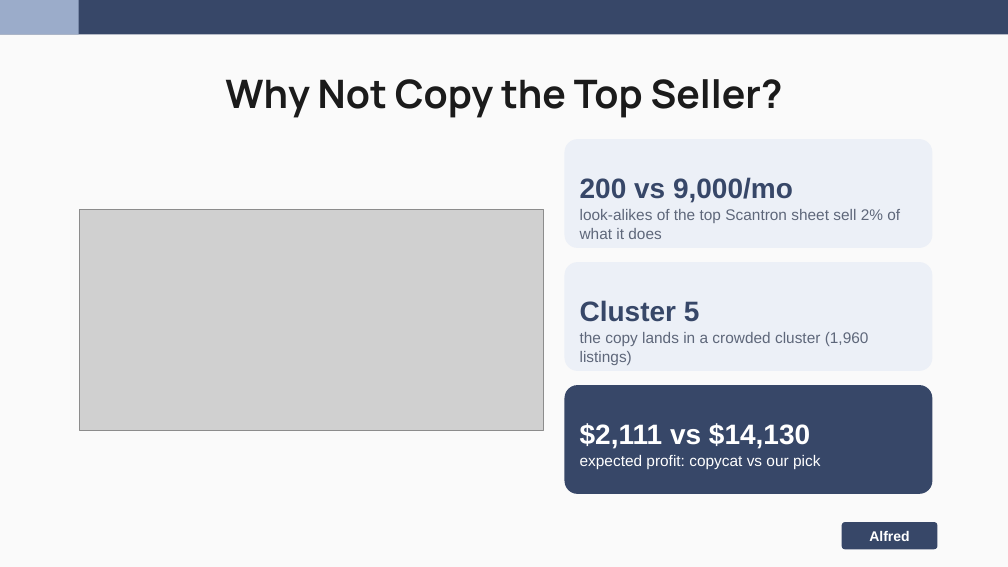
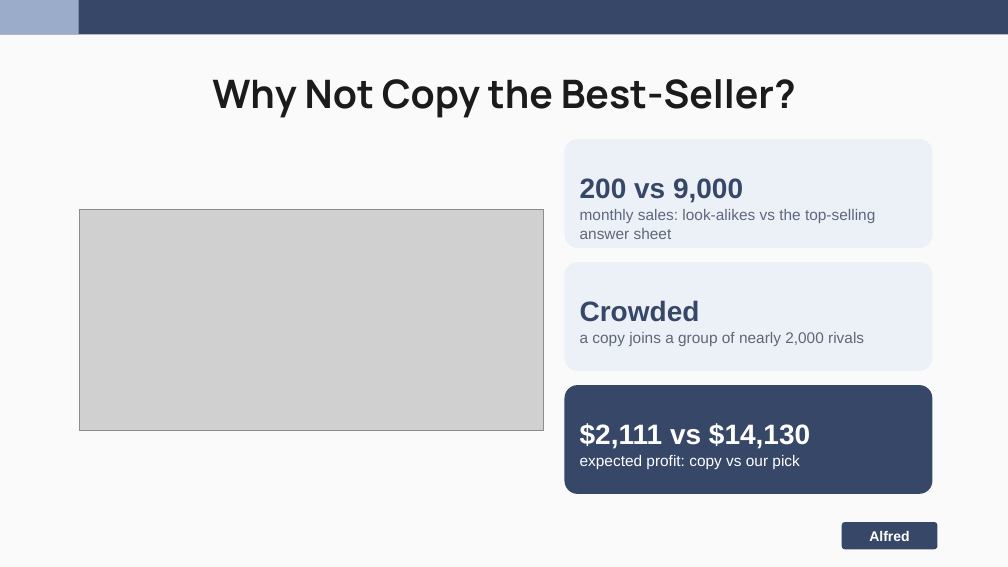
Before and after one commit to nakimagine/hello-world, a slide deck: slide 14 of Group_3_Amazon_Office_Electronic_Slides.pptx (slide 16 before the commit). Drawn at 1008x567 pixels with LibreOffice and Linux fonts; fonts in the diff are those of the drawing; grey boxes stand for pictures. Boxes give left, top, right and bottom in pixels: in the first picture for what was removed or moved away, otherwise in the second. Text is boxed around its words. In the diff, an @@ line names an element or a change of style, - is before the commit and + after.

```diff
--- a/Group_3_Amazon_Office_Electronic_Slides.pptx
+++ b/Group_3_Amazon_Office_Electronic_Slides.pptx
@@ title at (x1=212, y1=79, x2=796, y2=118): text changed @@
-Why Not Copy the Top Seller?
+Why Not Copy the Best-Seller?
@@ text at (x1=580, y1=178, x2=743, y2=203): text changed @@
-200 vs 9,000/mo
+200 vs 9,000
@@ text at (x1=580, y1=209, x2=875, y2=239): text changed @@
-look-alikes of the top Scantron sheet sell 2% of what it does
+monthly sales: look-alikes vs the top-selling answer sheet
@@ text at (x1=580, y1=300, x2=700, y2=322): text changed @@
-Cluster 5
+Crowded
@@ text at (x1=580, y1=332, x2=864, y2=346): text changed @@
-the copy lands in a crowded cluster (1,960 listings)
+a copy joins a group of nearly 2,000 rivals
@@ text at (x1=580, y1=455, x2=799, y2=469): text changed @@
-expected profit: copycat vs our pick
+expected profit: copy vs our pick
```
Also in this commit, not shown: 7 other slides changed, 6 slides added, 8 slides removed, 1 other file.
